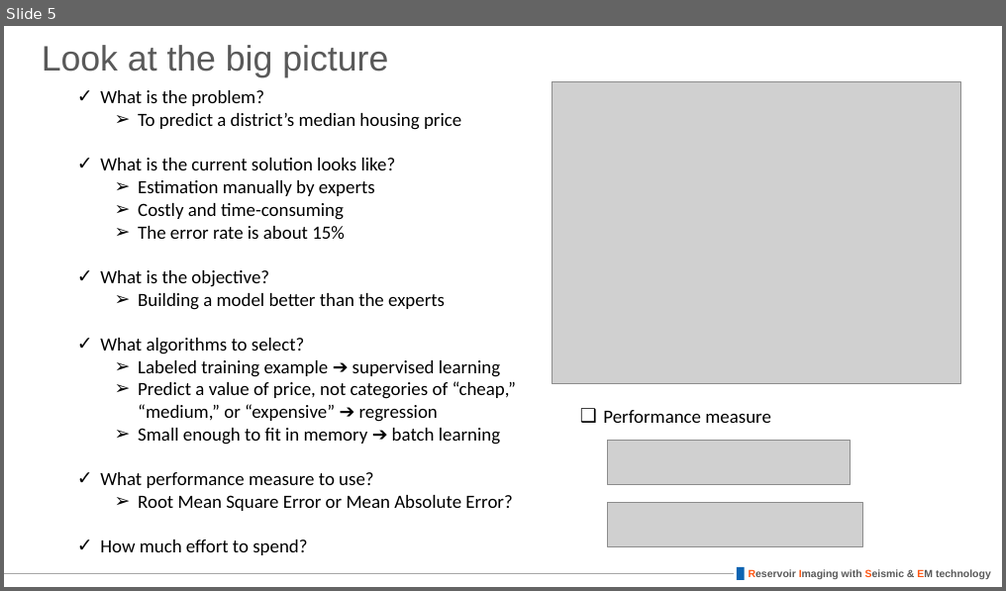
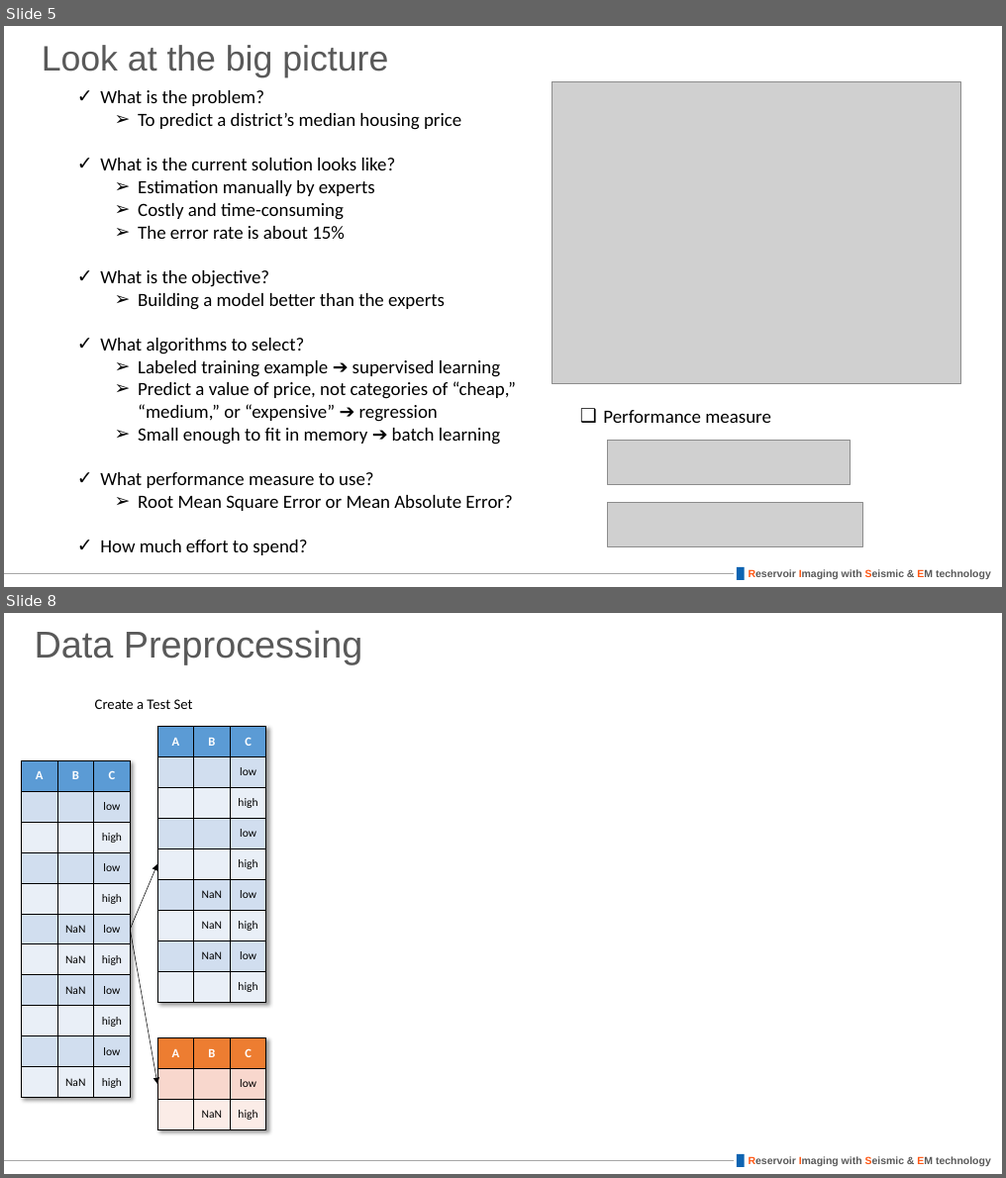
Before and after one commit to duyoon/ml-seminar-spring-2018, a slide deck: 02_end_to_end_machine_learning_project/02_end_to_end_machine_learning_project.pptx. Shown one above the other, each under a label of ours: slide 5 before the commit, slides 5 and 8 after it; the slides between them are not shown. The pictures are 1006x591 and 1006x1178 pixels, drawn with LibreOffice and Linux fonts; fonts in the diff are those of the drawing; grey boxes stand for pictures. Boxes give left, top, right and bottom in pixels: in the first picture for what was removed or moved away, otherwise in the second. Text is boxed around its words. In the diff, an @@ line names an element or a change of style, - is before the commit and + after.

```diff
--- a/02_end_to_end_machine_learning_project/02_end_to_end_machine_learning_project.pptx
+++ b/02_end_to_end_machine_learning_project/02_end_to_end_machine_learning_project.pptx
@@ slide 8 added at [4,613,1002,1174], background #FFFFFF; not listed: 3 template elements that a slide beside it also shows @@
@@ title added at [35,630,363,665], 36 pt, text #595959 @@
+Data Preprocessing
@@ text added at [95,699,193,709], 14 pt, text #000000 @@
+Create a Test Set
@@ table added at [157,726,265,1002], 9 rows, 3 columns @@
+A | B | C
+ |  | low
+ |  | high
+ |  | low
+ |  | high
+ | NaN | low
+ | NaN | high
+ | NaN | low
+ |  | high
@@ table added at [21,761,129,1097], 11 rows, 3 columns @@
+A | B | C
+ |  | low
+ |  | high
+ |  | low
+ |  | high
+ | NaN | low
+ | NaN | high
+ | NaN | low
+ |  | high
+ |  | low
+ | NaN | high
@@ arrow added from (130, 930) to (157, 864), #000000 0.5 pt @@
@@ arrow added from (130, 930) to (157, 1084), #000000 0.5 pt @@
@@ table added at [157,1039,265,1131], 3 rows, 3 columns @@
+A | B | C
+ |  | low
+ | NaN | high
```
Also in this commit, not shown: 3 slides changed, 7 other slides added.
